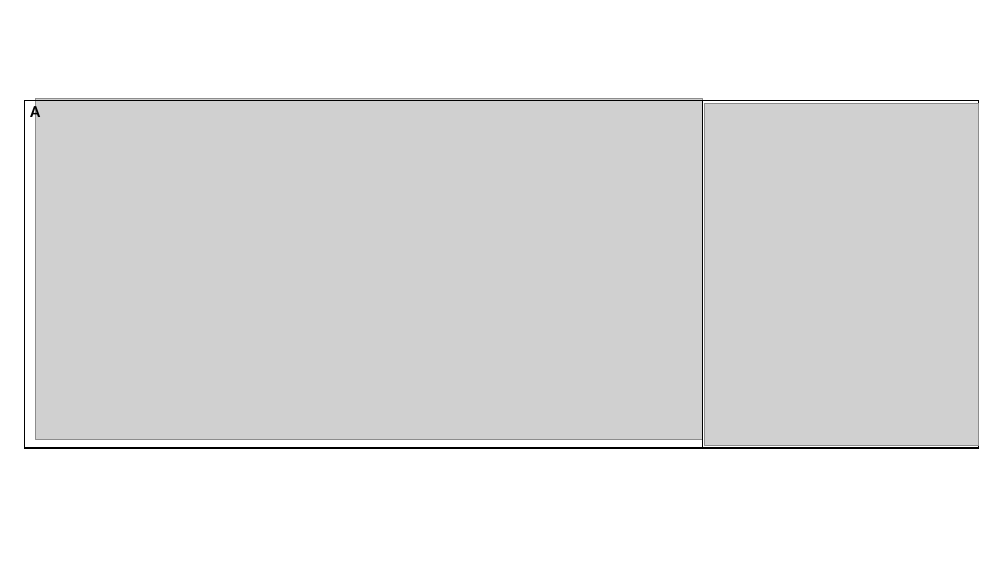
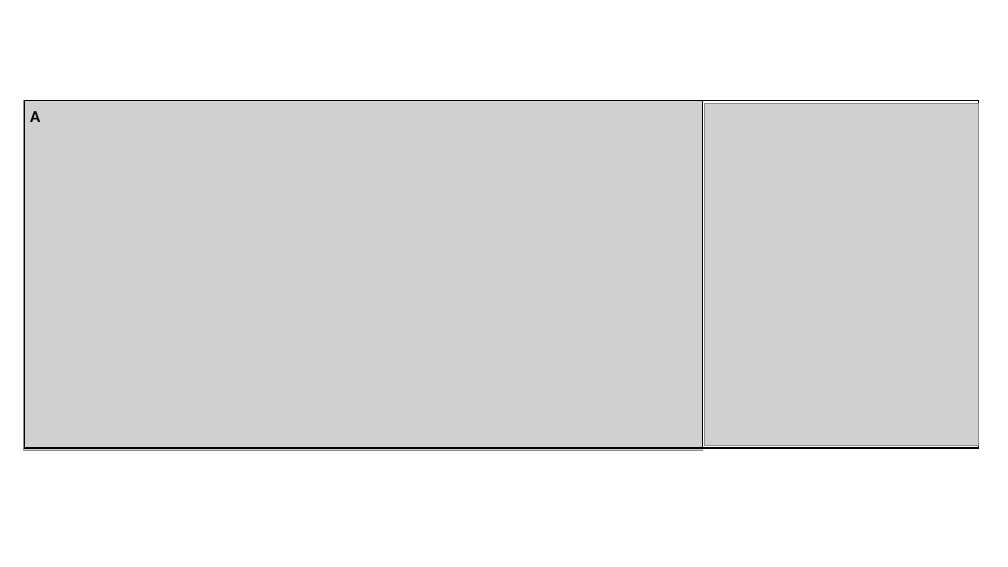
Before and after one commit to gdicecco/mih-vegetation, a slide deck: slide 3 of Figures/mih_paper_figures.pptx. Drawn at 1008x567 pixels with LibreOffice and Linux fonts; fonts in the diff are those of the drawing; grey boxes stand for pictures. Boxes give left, top, right and bottom in pixels: in the first picture for what was removed or moved away, otherwise in the second. Text is boxed around its words. In the diff, an @@ line names an element or a change of style, - is before the commit and + after.

```diff
--- a/Figures/mih_paper_figures.pptx
+++ b/Figures/mih_paper_figures.pptx
@@ text "A" rewrapped from bbox=[30, 103, 40, 121] to bbox=[30, 111, 40, 122] @@
@@ picture: place and size @@
-picture at bbox=[36, 99, 703, 440]
+picture at bbox=[23, 101, 702, 451]
```
Also in this commit, not shown: 1 other slide changed, 1 slide added, 1 slide removed, 13 other files.
